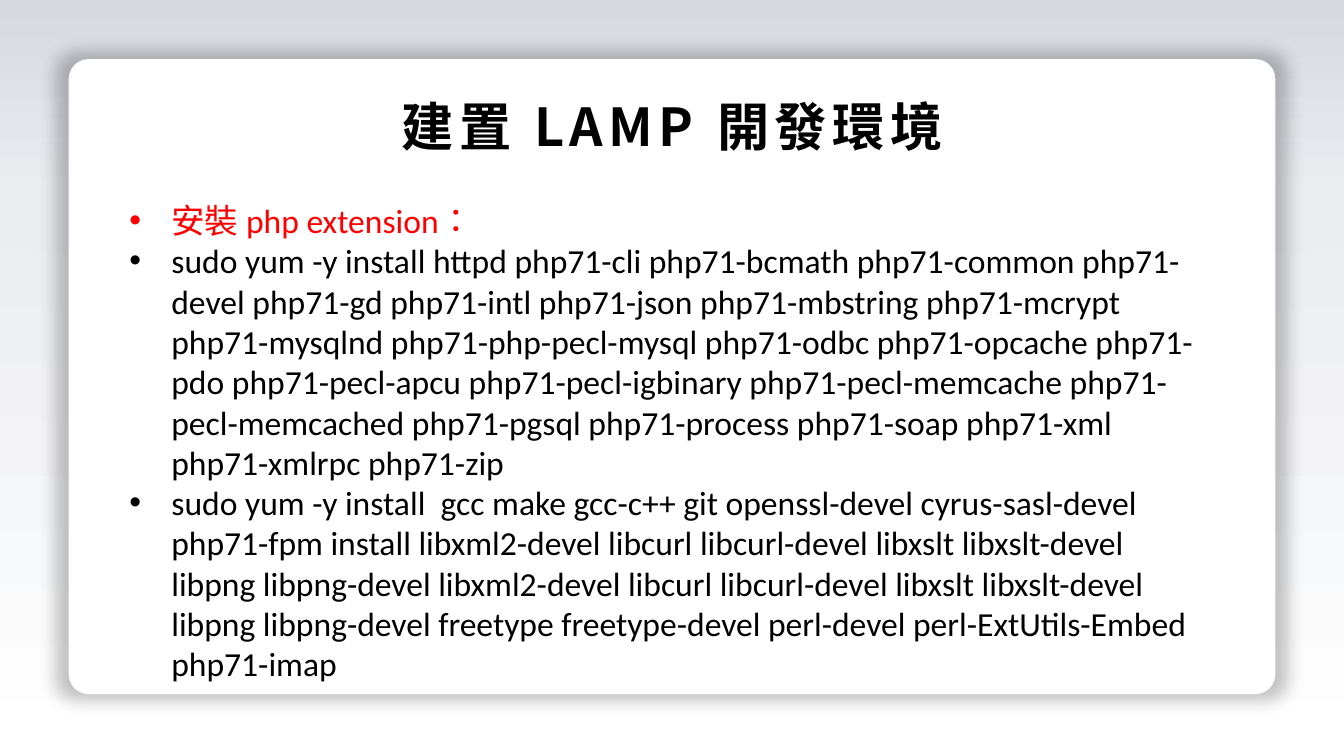
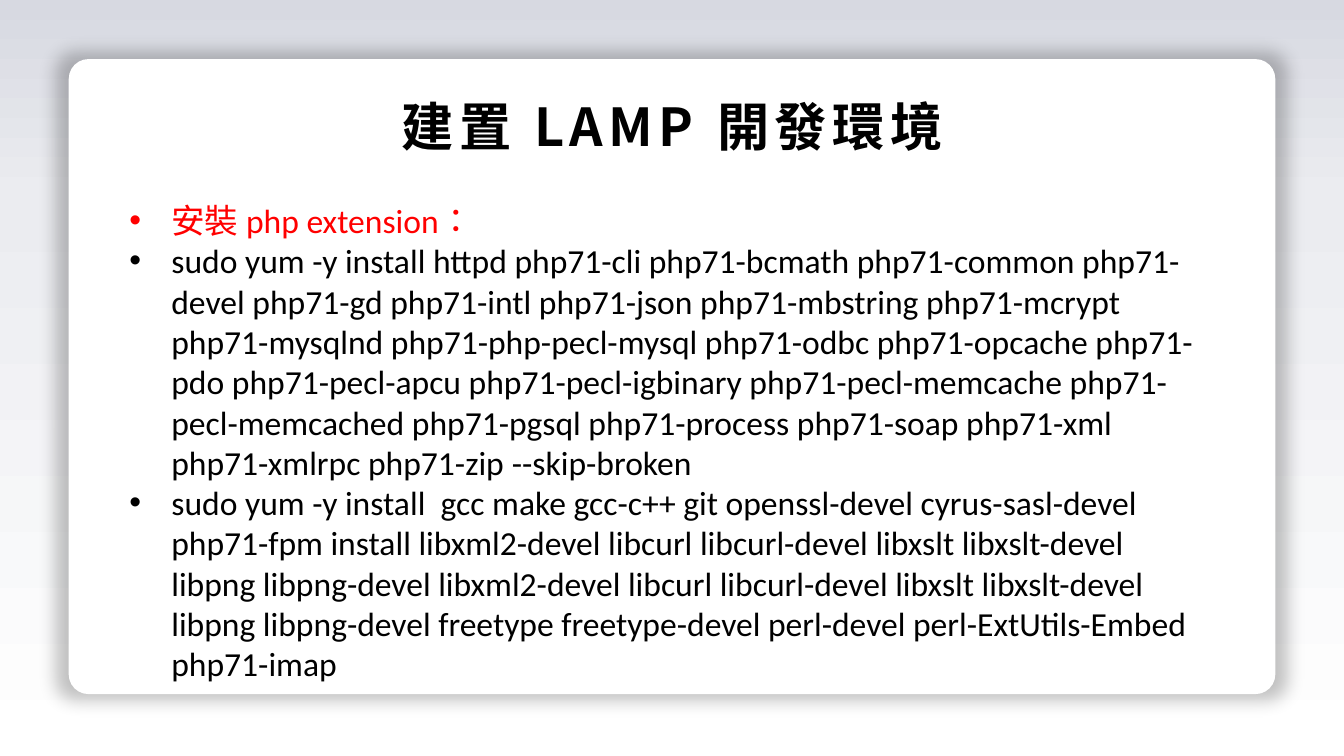
Before and after one commit to qqjameqq1/17learn-aws, a slide deck: slide 5 of 章節 4 - 網站架設/建置 LAMP 開發環境/建置 LAMP 開發環境.pptx. Drawn at 1344x756 pixels with LibreOffice and Linux fonts; fonts in the diff are those of the drawing. Boxes give left, top, right and bottom in pixels: in the first picture for what was removed or moved away, otherwise in the second. Text is boxed around its words. In the diff, an @@ line names an element or a change of style, - is before the commit and + after.

Commit message:
更新LAMP安裝語法

```diff
--- a/章節 4 - 網站架設/建置 LAMP 開發環境/建置 LAMP 開發環境.pptx
+++ b/章節 4 - 網站架設/建置 LAMP 開發環境/建置 LAMP 開發環境.pptx
@@ text at <box>171,249,1192,481</box>: text changed @@
-• sudo yum -y install httpd php71-cli php71-bcmath php71-common php71-devel php71-gd php71-intl php71-json php71-mbstring php71-mcrypt php71-mysqlnd php71-php-pecl-mysql php71-odbc php71-opcache php71-pdo php71-pecl-apcu php71-pecl-igbinary php71-pecl-memcache php71-pecl-memcached php71-pgsql php71-process php71-soap php71-xml php71-xmlrpc php71-zip
+• sudo yum -y install httpd php71-cli php71-bcmath php71-common php71-devel php71-gd php71-intl php71-json php71-mbstring php71-mcrypt php71-mysqlnd php71-php-pecl-mysql php71-odbc php71-opcache php71-pdo php71-pecl-apcu php71-pecl-igbinary php71-pecl-memcache php71-pecl-memcached php71-pgsql php71-process php71-soap php71-xml php71-xmlrpc php71-zip --skip-broken
```
